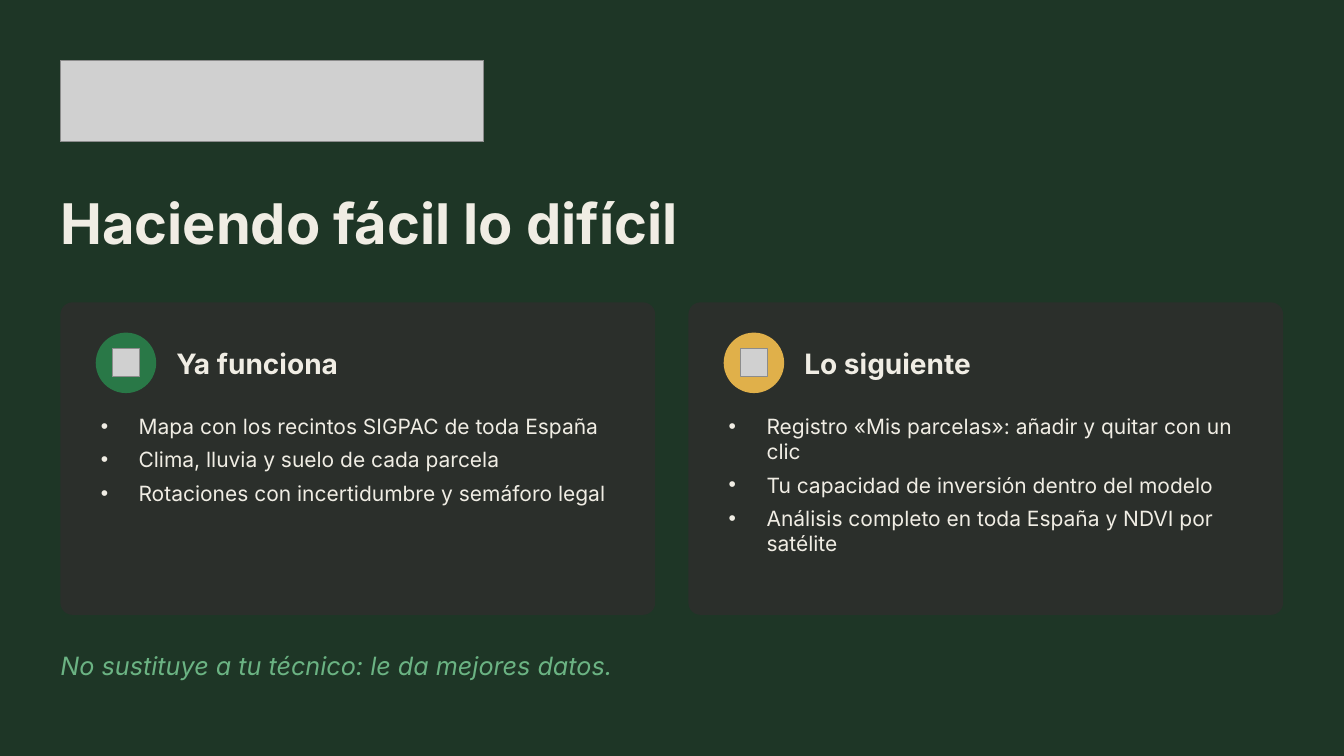
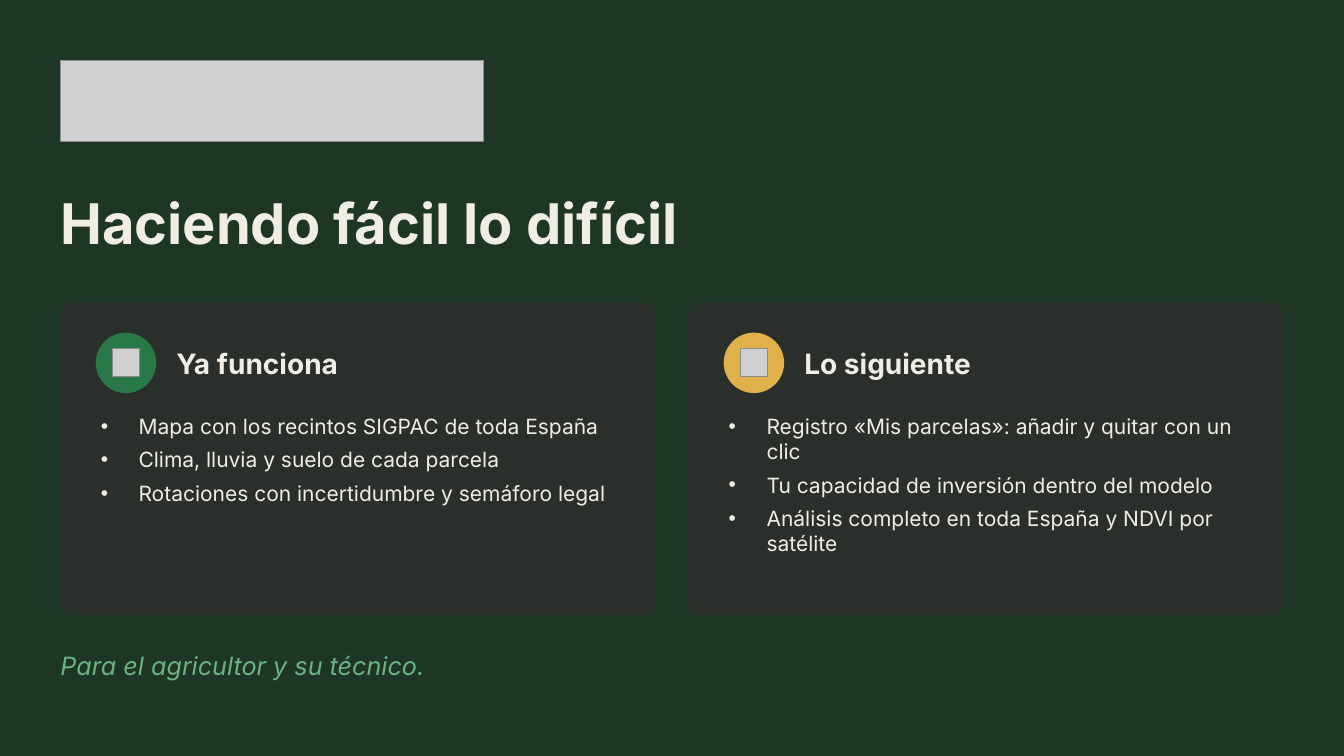
Before and after one commit to Enrikkk/NasaSpaceApps, a slide deck: slide 6 of submission/presentacion/agrockham-presentacion.pptx. Drawn at 1344x756 pixels with LibreOffice and Linux fonts; fonts in the diff are those of the drawing; grey boxes stand for pictures. Boxes give left, top, right and bottom in pixels: in the first picture for what was removed or moved away, otherwise in the second. Text is boxed around its words. In the diff, an @@ line names an element or a change of style, - is before the commit and + after.

Commit message:
submission: plainer presentation wording, script in guion.md, drop lock file and unused icon

```diff
--- a/submission/presentacion/agrockham-presentacion.pptx
+++ b/submission/presentacion/agrockham-presentacion.pptx
@@ text at (60, 656, 425, 680): text changed @@
-No sustituye a tu técnico: le da mejores datos.
+Para el agricultor y su técnico.
```
Also in this commit, not shown: 3 other slides changed, 6 other files.
